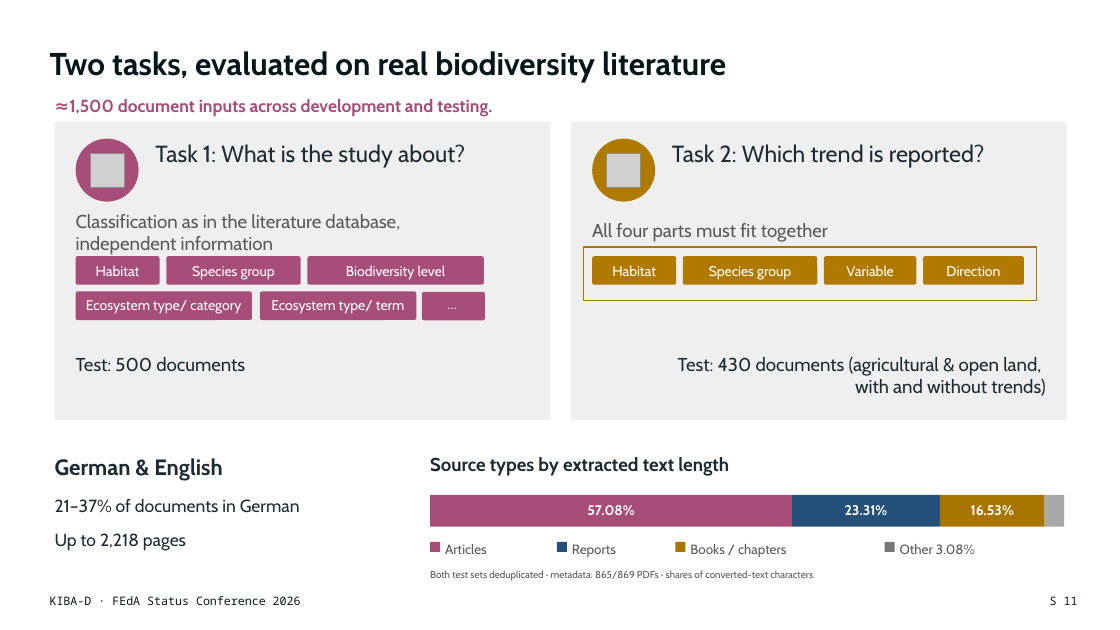
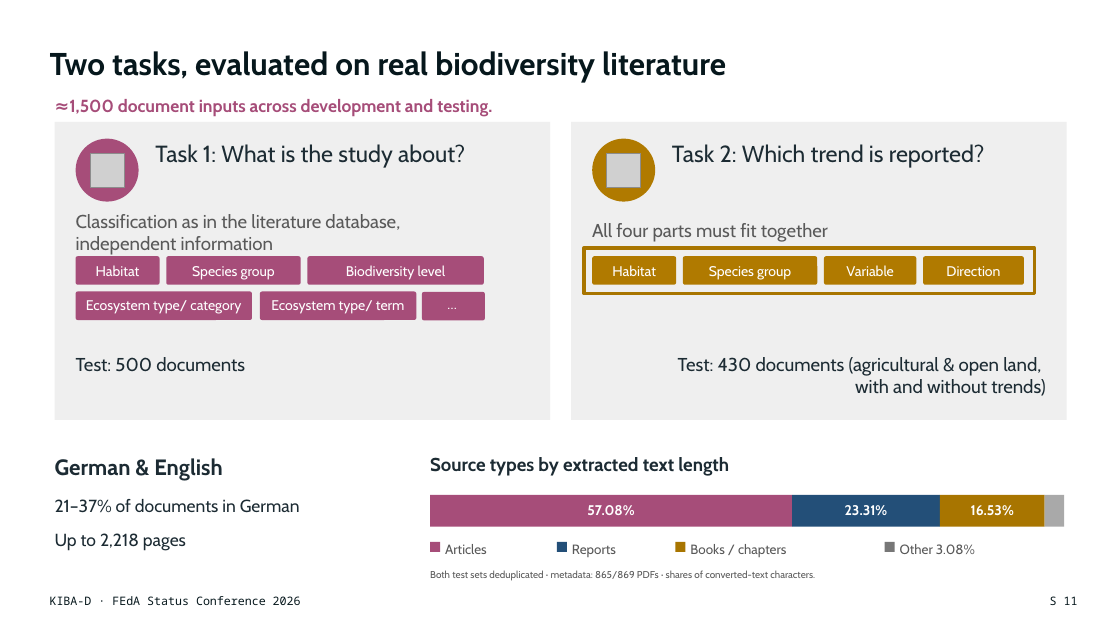
Before and after one commit to DFKI-NLP/kibad-llm, a slide deck: slide 11 of presentations/2026_feda_status_conference/KIBA-D_FEdA2026_Keynote.pptx. Drawn at 1120x630 pixels with LibreOffice and Linux fonts; fonts in the diff are those of the drawing; grey boxes stand for pictures. Boxes give left, top, right and bottom in pixels: in the first picture for what was removed or moved away, otherwise in the second. Text is boxed around its words. In the diff, an @@ line names an element or a change of style, - is before the commit and + after.

```diff
--- a/presentations/2026_feda_status_conference/KIBA-D_FEdA2026_Keynote.pptx
+++ b/presentations/2026_feda_status_conference/KIBA-D_FEdA2026_Keynote.pptx
@@ rectangle: place and size @@
-rectangle at bbox=[584, 247, 1037, 301]
+rectangle at bbox=[584, 248, 1034, 293]
@@ rectangle at bbox=[584, 248, 1034, 293]: outline #A87500 1.2 pt to #A87500 3 pt @@
```
Also in this commit, not shown: 8 other slides changed, 1 other file.
